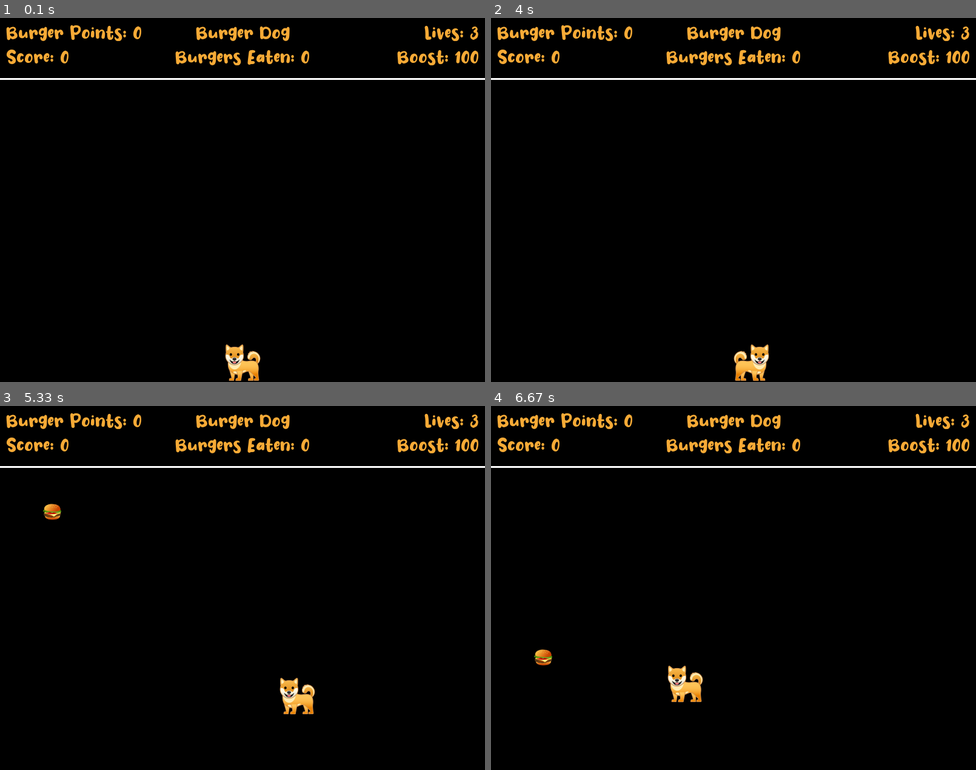
Above: before the commit, frames 1-4 (two rows, left to right).
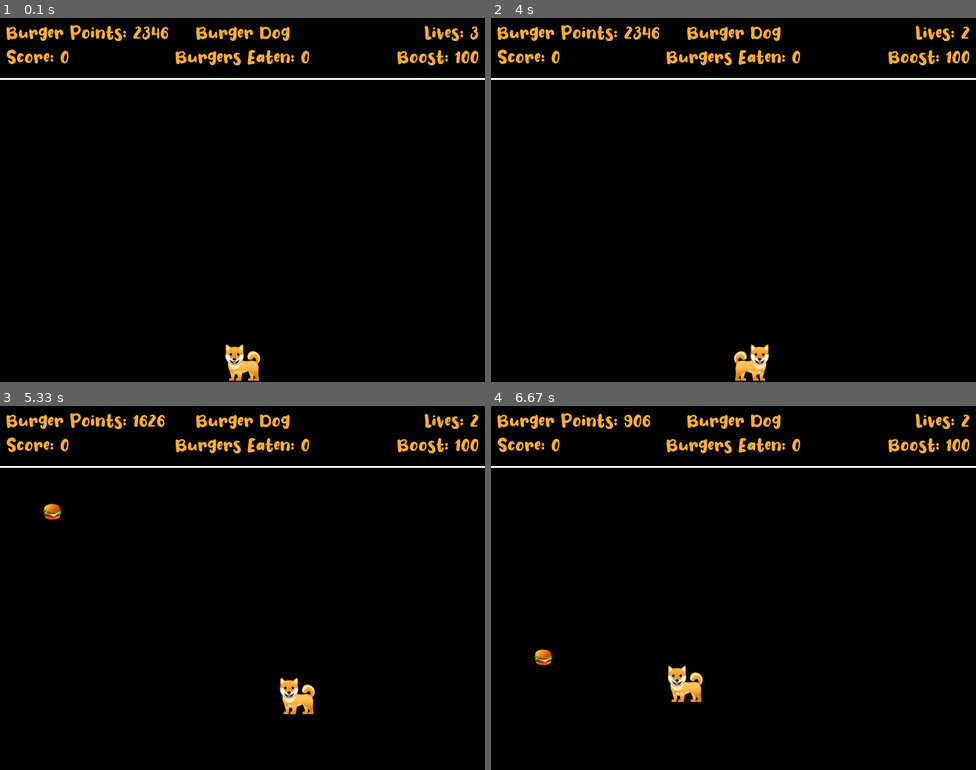
Above: after the commit, the same moments.

Repository: ravenusmc/game_collection
Game: pygame game, started from burger_dog/main.py
The game is run twice, just before and just after one commit, with the same random seed, the same clock (stepped at 60 frames per second) and the same inputs.
Inputs:
- Up to frame 1 (0.1 s): no input
- Up to frame 2 (4 s): hold Left 0.33-0.87 s; hold Down 0.9-1.2 s; hold Left 1.23-1.63 s; hold Up 1.67-2.03 s; hold Right 2.07-2.7 s; hold Down 2.73-3.1 s; hold Left 3.13-3.6 s; hold Right from 3.63 s (still down)
- Up to frame 3 (5.33 s): release Right at 4.1 s; hold Up 4.13-4.43 s; hold Right 4.47-4.93 s; hold Left from 4.97 s (still down)
- Up to frame 4 (6.67 s): release Left at 5.5 s; hold Down 5.53-5.83 s; hold Left 5.87-6.27 s; hold Up from 6.3 s (still down)

The runs differ from the first frame. In frame 1, 0.1% of the frame differs, in the area x 27-35%, y 2-6%; in frame 2, 0.2%, in the area x 27-99%, y 2-6%; in frame 3, 0.2%; in frame 4, 0.1%.

Commit message:
finished burger dog

Diff:
--- a/burger_dog/main.py
+++ b/burger_dog/main.py
@@ -148,6 +148,40 @@
         if boost_level > STARTING_BOOST_LEVEL:
             boost_level = STARTING_BOOST_LEVEL
 
+    #Update the HUD
+    points_text = font.render("Burger Points: " + str(burger_points), True, ORANGE)
+    score_text = font.render("Score: " + str(score), True, ORANGE)
+    eaten_text = font.render("Burgers Eaten: " + str(burgers_eaten), True, ORANGE)
+    lives_text = font.render("Lives: " + str(player_lives), True, ORANGE)
+    boost_text = font.render("Boost: " + str(boost_level), True, ORANGE)
+
+    #Check for Game Over
+    if player_lives == 0:
+        game_over_text = font.render("Final Score: " + str(score), True, ORANGE)
+        display_surface.blit(game_over_text, game_over_rect)
+        display_surface.blit(continue_text, continue_rect)
+        pygame.display.update()
+
+        #Pause the game
+        pygame.mixer.music.stop()
+        is_paused = True
+        while is_paused:
+            for event in pygame.event.get():
+                #The player wants to play again
+                if event.type == pygame.KEYDOWN:
+                    score = 0
+                    burgers_eaten = 0
+                    player_lives = PLAYER_STARTING_LIVES
+                    boost_level = STARTING_BOOST_LEVEL
+                    burger_velocity = STARTING_BURGER_VELOCITY
+
+                    pygame.mixer.music.play()
+                    is_paused = False
+                #The Player wants to quit
+                if event.type == pygame.QUIT:
+                    is_paused = False
+                    running = False
+
     #Fill the surface
     display_surface.fill(BLACK)
 
